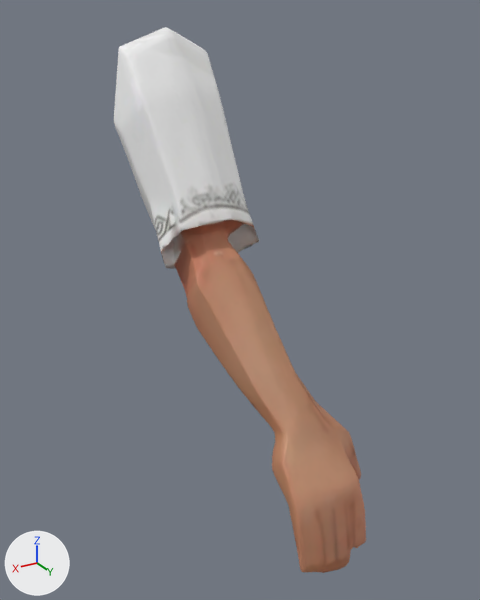
The OBJ model proyectoFinal/assets/modelos/right_Arm.obj, before and after one commit.
One viewpoint serves both versions: a 50 mm lens placed at (-0.7084, 0.999, 1.4637), pointed at (-0.7532, 0.9243, 1.4264). Every picture has the same lights, and +X, +Y and +Z are marked at lower left. The older version comes first. Where no turn or scale is listed for an object, it has been applied to the vertices.

Objects in the first picture: 'Right_Arm'.
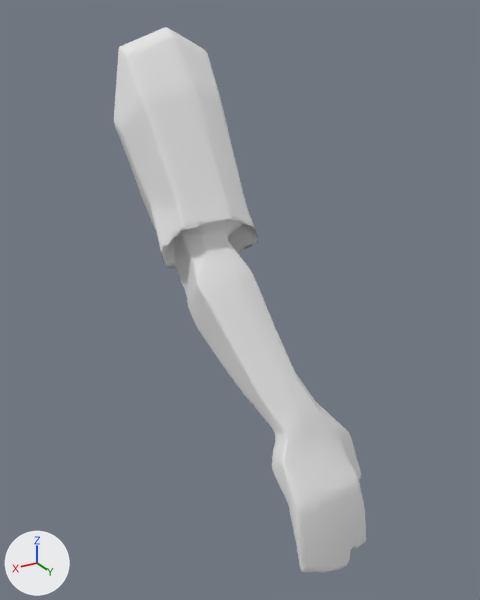
Boxes (x1, y1, x2, y2) around the edits, measured in the pictures (480 x 600 px):
'Right_Arm', recoloured (lighter)
    both: (118, 42, 366, 573)

Diff of the bpy script that builds the scene:
```diff
--- a/proyectoFinal/assets/modelos/right_Arm.obj.py
+++ b/proyectoFinal/assets/modelos/right_Arm.obj.py
@@ mat_jackson_pbr_004 @@
+mat_jackson_pbr_004 = principled_material('Jackson_PBR.004')
+mat_jackson_pbr_004.base_color = (0.8, 0.8, 0.8)  # white #e7e7e7
+mat_jackson_pbr_004.roughness = 1.0
@@ me_right_arm @@
 me_right_arm.from_pydata(...)  # 2159 vertices, 4314 faces; spans x -0.7651..-0.7429, y 0.9045..0.9449, z 1.3913..1.4619
-me_right_arm.materials.append(mat_jackson_pbr)
+me_right_arm.materials.append(mat_jackson_pbr_004)  # white #e7e7e7
```
